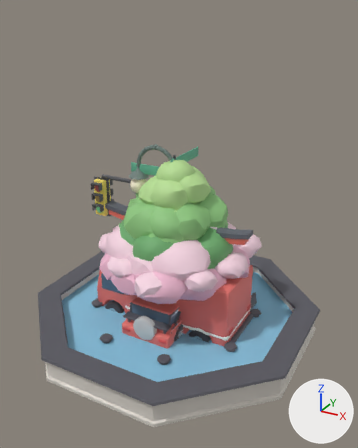
Two versions of the FBX model assets/models/CityKit.fbx, one commit apart.
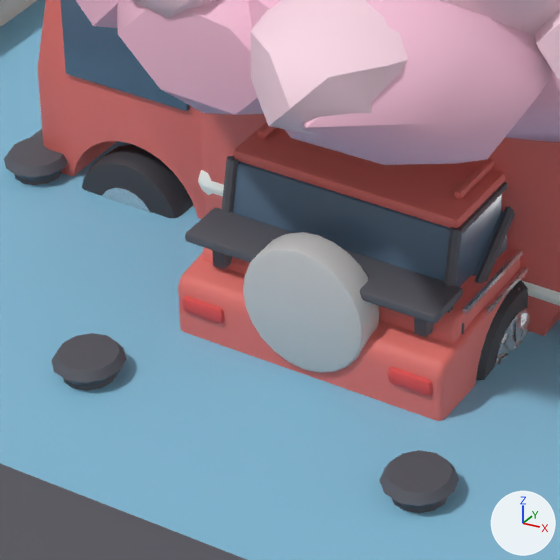
The first picture shows the older version from a camera (50 mm lens) standing at (20.8, -37.0, 29.5) and looking at (0.9, -0.7, 11.3). The close-ups show the older and then the newer version on the part from 25% to 53% of the width and 61% to 83% of the height of that picture. Only the edits that show in the close-ups are written down. The axes (+X, +Y, +Z) are drawn at lower right. The lights are the same throughout. Where no turn or scale is listed for an object, it has been applied to the vertices.

Objects in the first close-up: 'FoodTruck_Body', 'FoodTruck_Glass', 'FoodTruck_Tyre', 'Fountain_Trim', 'Fountain_Water', 'MuscleCar_Body', 'MuscleCar_Trim', 'SUV_Body', 'SUV_Glass', 'SUV_Spare', 'Sakura_Blossom1', 'Sakura_Blossom2' and 11 more.
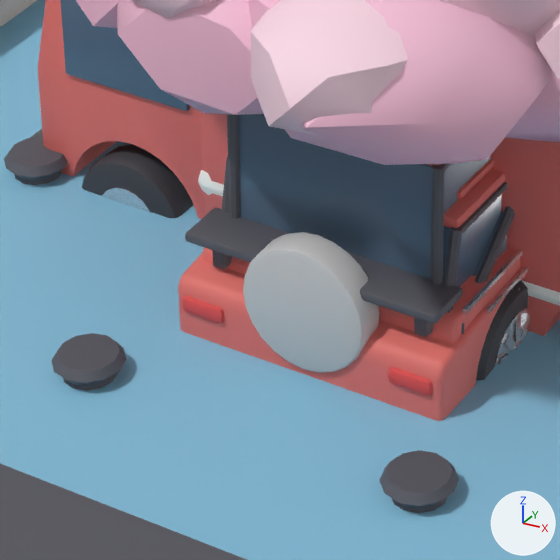
Boxes [x1, y1, x2, y2] around the edits, measured in the close-ups (560 x 560 px):
'Van_Glass', added (blue): after [239, 114, 490, 279]
'Van_Trim', added (mostly hidden): after [227, 114, 451, 284]
'SUV_Body', unchanged, covered by the edit: before [202, 122, 520, 343]; after [202, 159, 520, 343]
'SUV_Glass', unchanged, covered by the edit: before [233, 161, 501, 287]; after [443, 195, 501, 287]

Edits to the bpy script that builds the scene:
```text
Add me_van_glass:
    me_van_glass.from_pydata(...)  # 56 vertices, 54 faces; spans x -1.85..1.85, y -4.51..4.51, z -1.34..1.34
    me_van_glass.materials.append(mat_glass)  # blue #596f86
Add me_van_trim:
    me_van_trim.from_pydata(...)  # 144 vertices, 100 faces; spans x -2.22..2.22, y -4.72..4.72, z -2.22..2.22
    me_van_trim.materials.append(mat_trim)  # dark grey #595961
Add ob_van_glass:
    ob_van_glass = bpy.data.objects.new('Van_Glass', me_van_glass)
    ob_van_glass.location = (0.0, -0.34, 3.94)
Add ob_van_trim:
    ob_van_trim = bpy.data.objects.new('Van_Trim', me_van_trim)
    ob_van_trim.location = (0.0, -0.41, 3.15)
```
